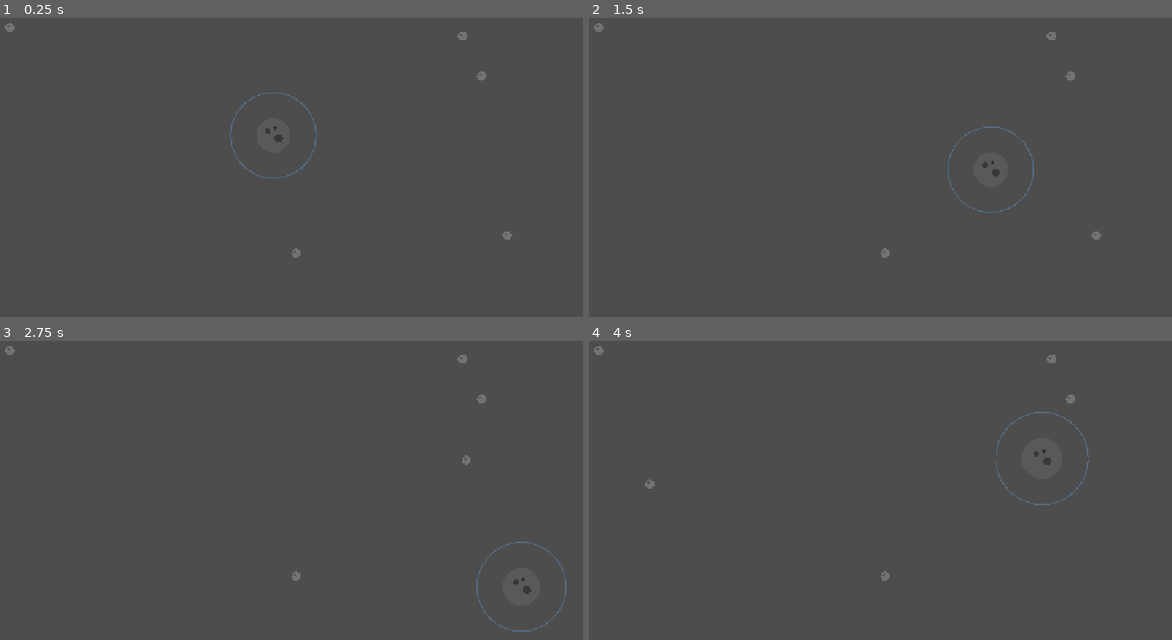
Above: before the commit, frames 1-4 (two rows, left to right).
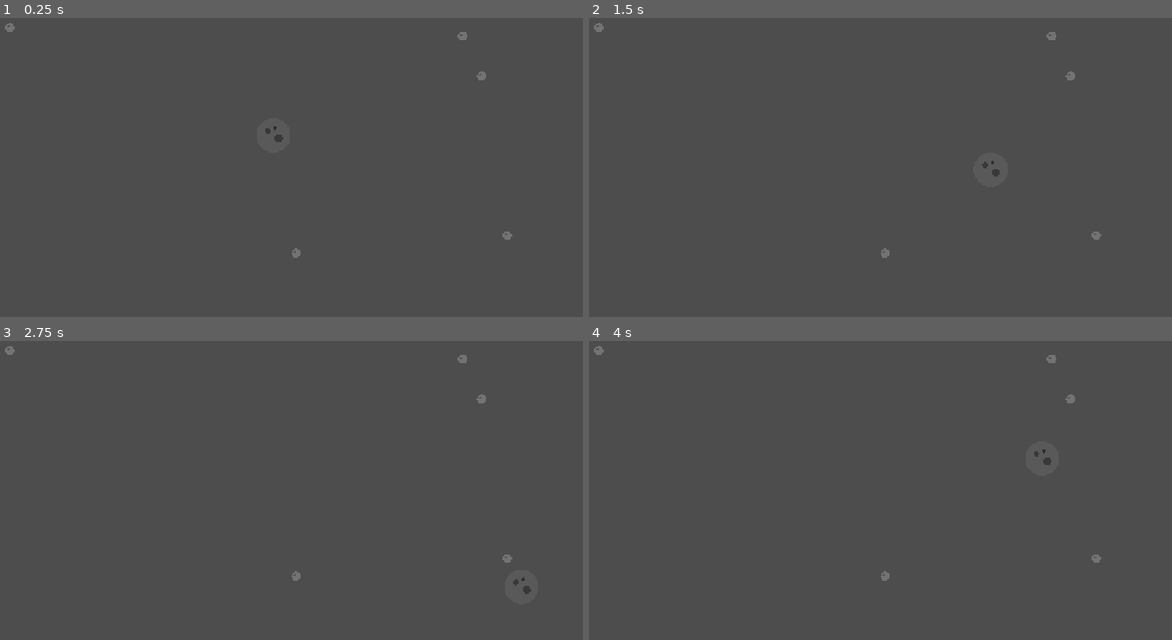
Above: after the commit, the same moments.

Repository: AlvaroIto/Cosmic-Devourer
Game: Godot game, scene res://scenes/main.tscn
Two runs of this game, one before a commit and one after it. Both use one fixed random seed, a clock stepped at 60 frames per second and the inputs below.
Inputs:
- Up to frame 1 (0.25 s): no input
- Up to frame 2 (1.5 s): tap Enter at 0.5 s; hold Right (ui_right) 0.53-1.28 s; hold Down (ui_down) from 1.28 s (still down)
- Up to frame 3 (2.75 s): release Down (ui_down) at 2.03 s; hold Right (ui_right) from 2.03 s (still down)
- Up to frame 4 (4 s): release Right (ui_right) at 2.78 s; hold Up (ui_up) 2.78-3.53 s; hold Left (ui_left) from 3.53 s (still down)

The runs differ from the first frame. In frame 1, 0.2% of the frame differs, in the area x 39-55%, y 25-54%; in frame 2, 0.2%; in frame 3, 0.3%, in the area x 79-98%, y 38-98%; in frame 4, 0.3%.

Commit message:
Adicionar impulso aos fragmentos dos asteroides

Diff:
--- a/cosmic-devourer/scripts/asteroid/asteroid.gd
+++ b/cosmic-devourer/scripts/asteroid/asteroid.gd
@@ -29,7 +29,8 @@
 		var force = gravity_force * (player.mass / 10.0)
 
 		global_position += direction * force * delta
-	global_position += velocity * delta
+
+	global_position += fragment_velocity * delta
 
 func setup_by_size():
 	match asteroid_size:
--- a/cosmic-devourer/scripts/player/player.gd
+++ b/cosmic-devourer/scripts/player/player.gd
@@ -2,8 +2,8 @@
 
 @export var speed: float = 300.0
 @export var mass: float = 10.0
-@export var gravity_range_base: float = 75.0
-@export var gravity_range_per_mass: float = 3.0
+@export var gravity_range_base: float = 0
+@export var gravity_range_per_mass: float = 0
 @export var player_size: int = 1
 
 func _physics_process(_delta):
